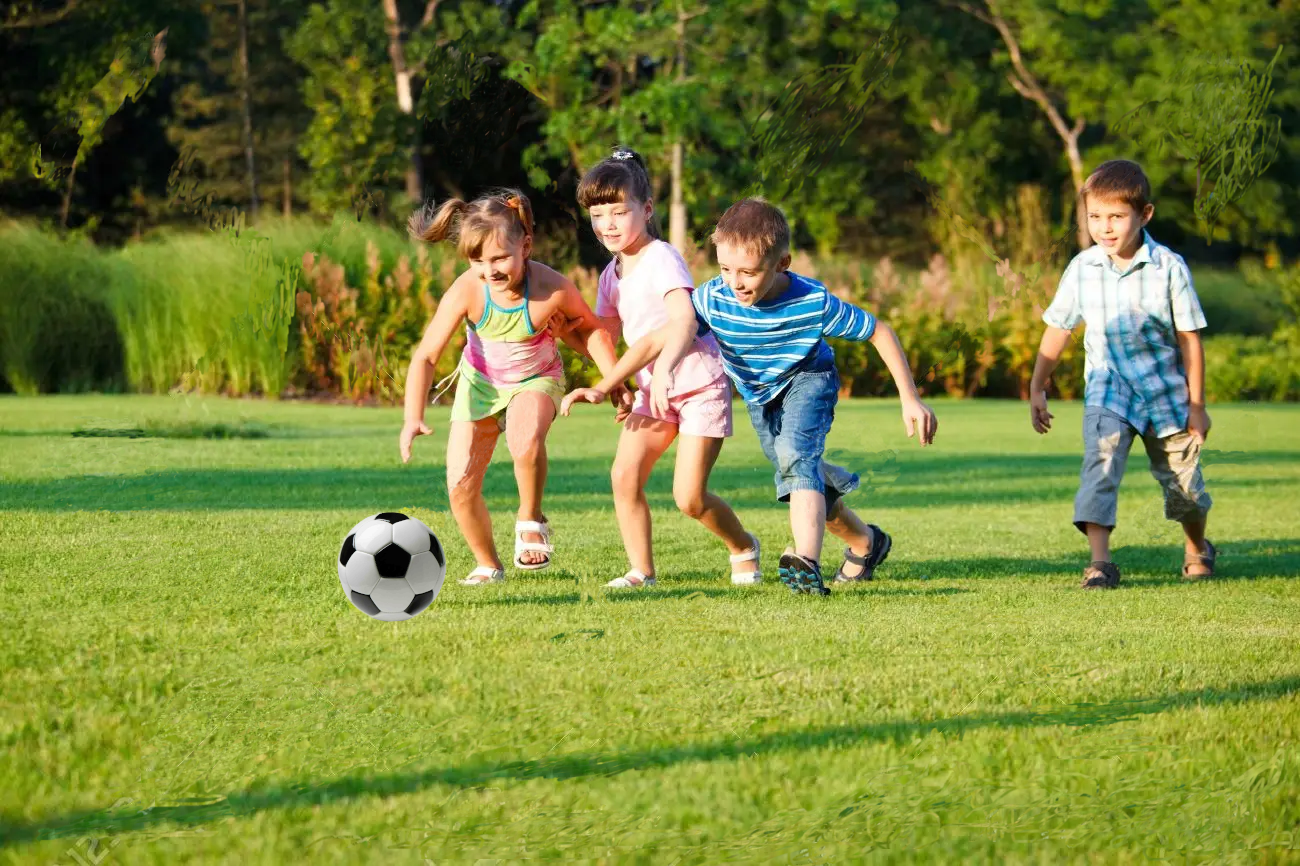
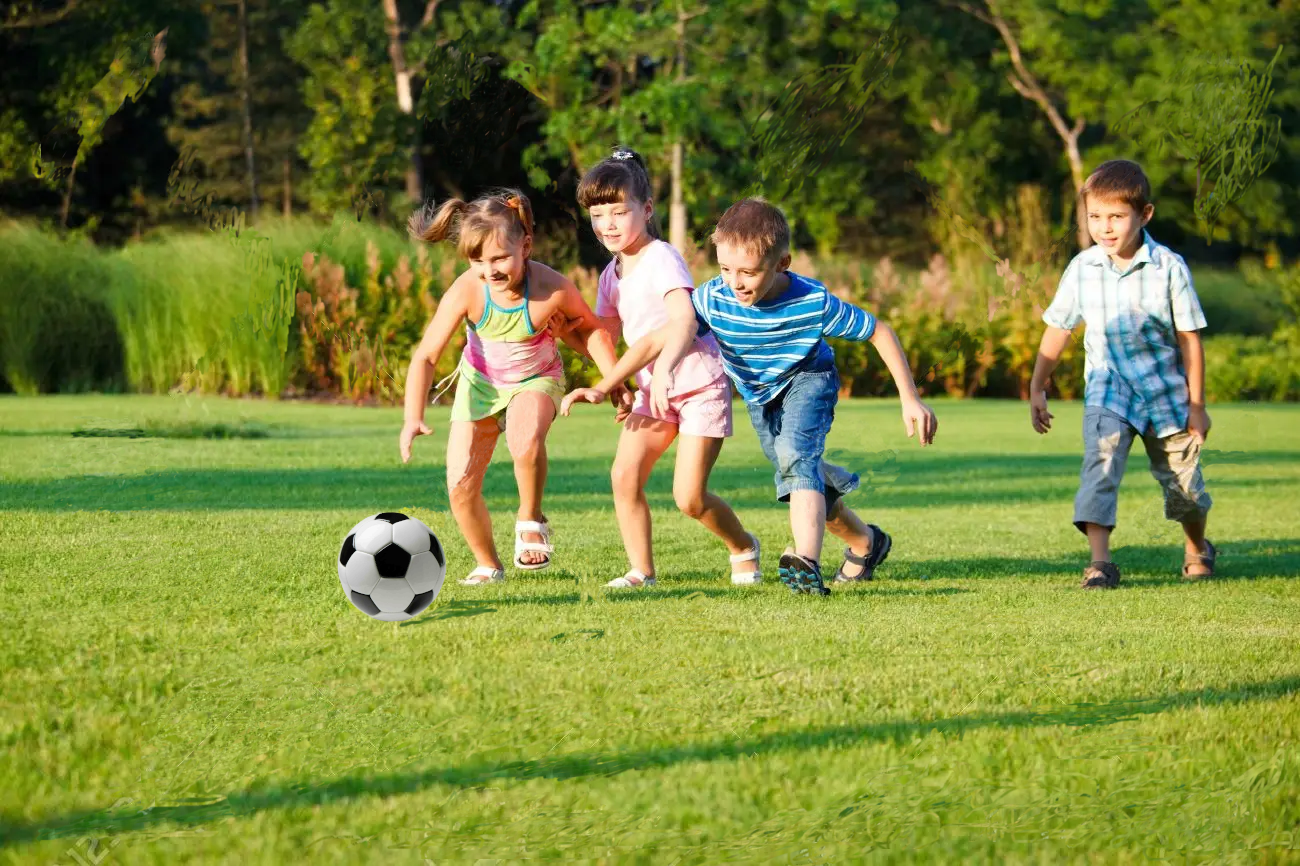
Layers edited between the first and the second 1300x866 image:
painted on "índice.png" over [398, 596, 499, 629]
